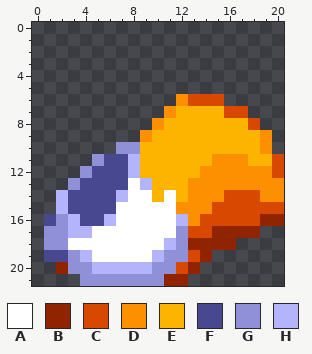
A pixel-art sprite gets an edit: sprites/images/spr_tail_0_6.png. The first picture shows the starting point.
The file is 21x22 pixels.
Palette (. is transparent): A #ffffff  B #902400  C #d84800  D #fc9000  E #fcb400  F #484890  G #9090d8  H #b4b4fc
Pixels before, first column x 1:
 6 ...........DCCC.....
 7 ..........DEEEECC...
 8 .........DEEEEEEEC..
 9 ........DEEEEEEEEED.
10 ......GGEEEEEEEEEED.
11 ....GFFHEEEEEEDDDEEC
12 ...GFFFHEEEEEDDDDDDC
13 ..GFFFFAHEEEDDDDDDDD
14 .HFFFFHAAEAEDDDCCCDD
15 .HFFFFAAAAADDDCCCCCC
16 FGHFFHAAAAAHDCCCCCBB
17 GGHHAAAAAAAGCCBBBB..
18 GGAAAAAAAAHGBBBB....
19 FFGHAAAAAHGGCB......
20 .BGGHHHHHGGCB.......
21 ...GGGGGGGBB........
After:
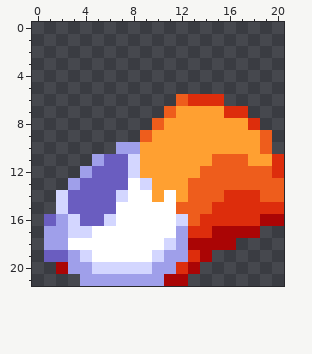
From old to new:
Colour B changes from #902400 to #aa0505.
Colour C changes from #d84800 to #dd2d0c.
Colour D changes from #fc9000 to #ee5d1c.
Colour E changes from #fcb400 to #ffa031.
Colour F changes from #484890 to #6a5dc0.
Colour G changes from #9090d8 to #9f9fea.
Colour H changes from #b4b4fc to #d3d6ff.
Where, in picture pixels (left, top, right, bottom), the same in both pictures:
changed: (44, 94, 284, 286)
